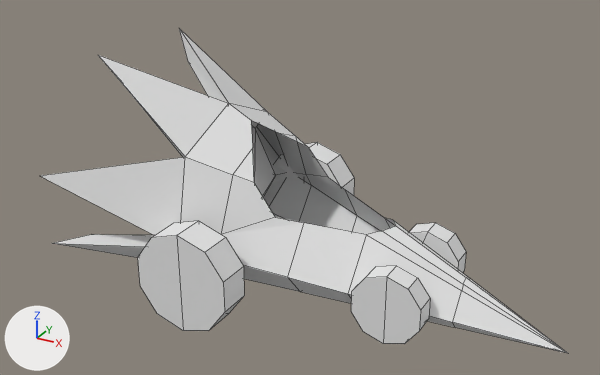
One commit to the Blender file CarCat/new-game-project/car1.blend: the scene before it, then after it.
Camera for both pictures: a 50 mm camera at (3.17, -6.2, 3.4) aimed at (-0.16, -0.14, 0.37). Lighting does not change. The marker at lower left points along +X, +Y and +Z. Mesh edges are drawn as thin lines.
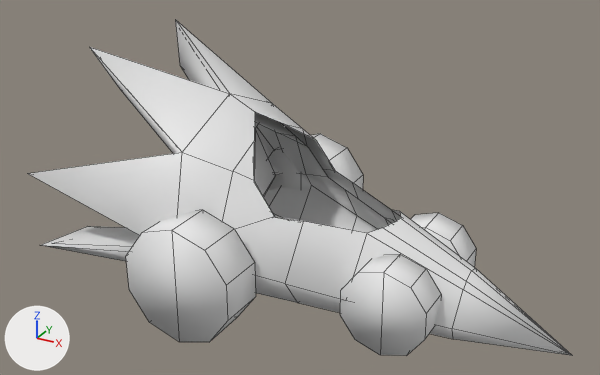
What differs and where, as boxes [x1, y1, x2, y2] in the pictures (600 x 375 px; the box of a moved part takes in the faces that stretch with it):
```json
{"object": "Cube", "change": "reshaped", "before": [41, 29, 569, 354], "after": [27, 20, 573, 356]}
{"part": 1, "of": "me_cube", "change": "added", "after": [340, 213, 476, 356]}
{"part": 2, "of": "me_cube", "change": "added", "after": [126, 134, 363, 342]}
{"part": 3, "of": "me_cube", "change": "added", "after": [27, 20, 573, 356]}
{"part": 4, "of": "me_cube", "change": "moved or reshaped", "before": [351, 223, 466, 344], "on screen": "not visible afterwards"}
{"part": 5, "of": "me_cube", "change": "moved or reshaped", "before": [138, 142, 354, 331], "on screen": "not visible afterwards"}
{"part": 6, "of": "me_cube", "change": "shading changed", "before": [41, 29, 569, 354], "after": [254, 112, 395, 233]}
```

Scene script edits in JSON lines:
```json
{"op": "add", "block": "mat_outl", "code": ["mat_outl = principled_material('outl')", "mat_outl.base_color = (0.8, 0.8, 0.8)  # white #e7e7e7"]}
{"block": "me_cube", "where": "# used by ob_cube; location = (0.0, 0.0, 0.0); rotation_euler = (0.0, 1.571, 0.0), in degrees (0, 90, 0)"}
{"op": "remove", "block": "me_cube", "code": "me_cube.from_pydata(...)  # 85 vertices, 71 faces; spans x -1.48..0.7, y -1.48..0.0, z -2.1..2.33"}
{"op": "add", "block": "me_cube", "code": "me_cube.from_pydata(...)  # 170 vertices, 142 faces; spans x -1.55..0.78, y -1.56..0.0, z -2.19..2.36"}
{"block": "me_cube", "change": "me_cube part 1: a new loose piece, a 10-sided cylinder along y spanning x -0.04..0.78, y -0.65..-0.3, z 0.51..1.29, in mat_outl (white #e7e7e7)"}
{"block": "me_cube", "change": "me_cube part 2: a new loose piece, a 10-sided cylinder along y spanning x -0.33..0.77, y -1.32..-0.88, z -1.24..-0.2, in mat_outl (white #e7e7e7)"}
{"block": "me_cube", "change": "me_cube part 3: a new loose piece of 45 vertices spanning x -1.55..0.74, y -1.56..0.0, z -2.19..2.36, in mat_outl (white #e7e7e7)"}
{"block": "me_cube", "change": "me_cube part 4"}
{"block": "me_cube", "change": "14 faces are deleted"}
{"block": "me_cube", "change": "14 new faces join them, mat_material (white #e7e7e7)"}
{"block": "me_cube", "change": "me_cube part 5"}
{"block": "me_cube", "change": "14 faces are deleted"}
{"block": "me_cube", "change": "14 new faces join them, mat_material (white #e7e7e7)"}
{"block": "me_cube", "change": "me_cube part 6: 71 kept faces spanning x -1.48..0.7, y -1.48..0.0, z -2.1..2.33 are now shaded smooth"}
{"op": "add", "block": "me_cube", "code": "me_cube.materials.append(mat_outl)  # white #e7e7e7"}
```
